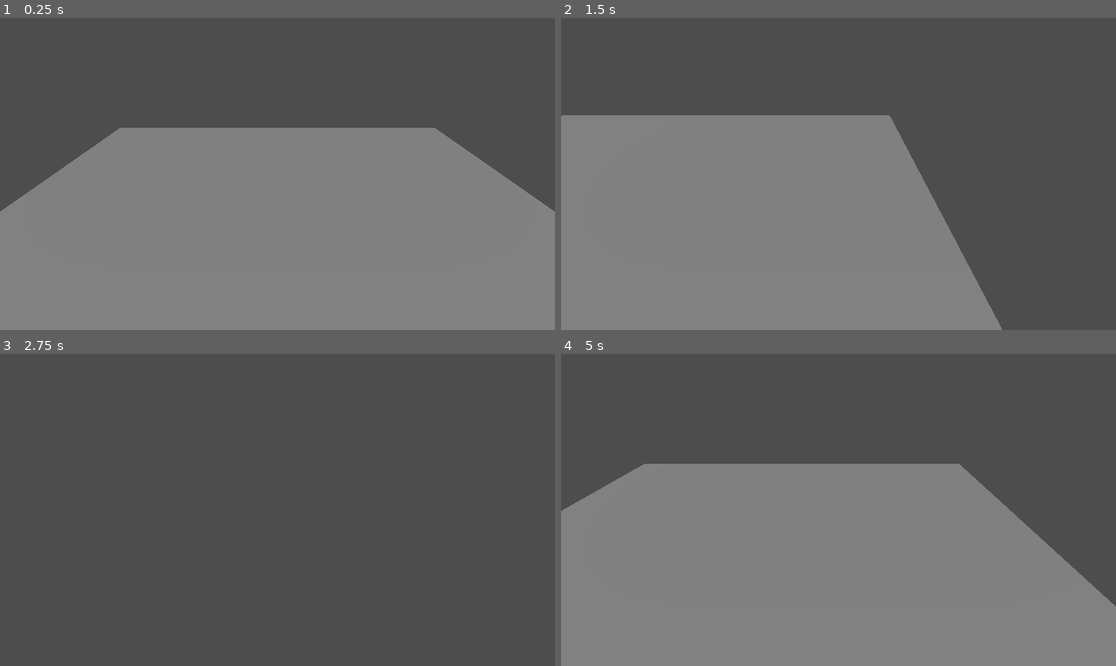
Above: before the commit, frames 1-4 (two rows, left to right).
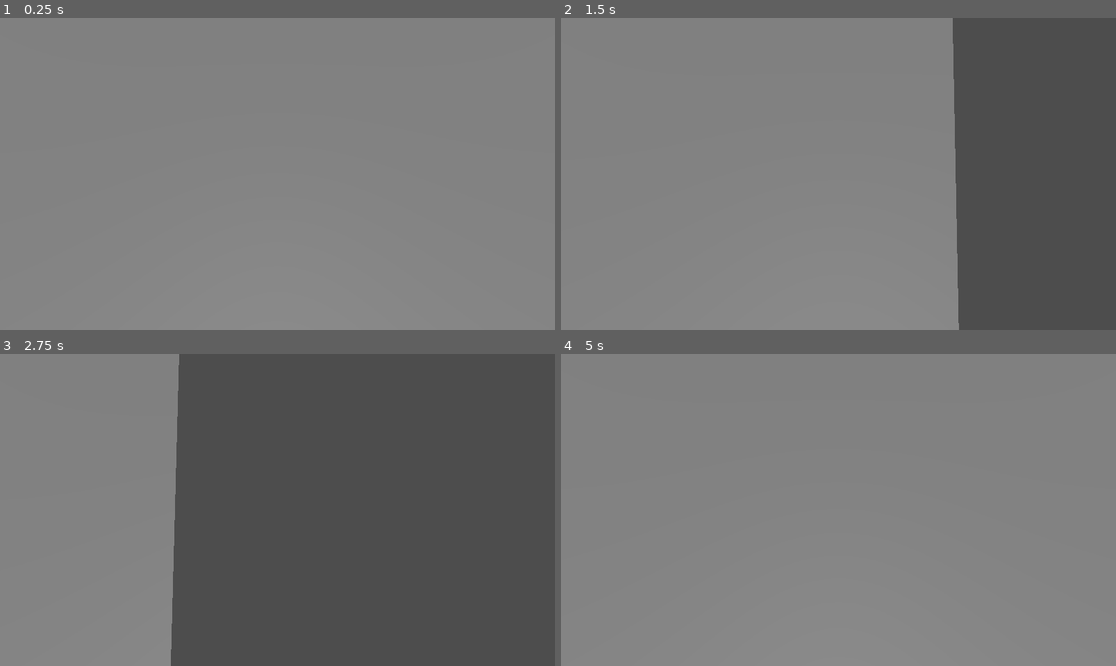
Above: after the commit, the same moments.

Repository: felifluid/crossroads
Game: Godot game, scene res://mesh_instance_3d.tscn
Same seed, same stepped clock (60 frames per second), same inputs: the game is played once before the commit and once after it.
Inputs (mouse positions are in pixels of both pictures, inside the frame that each line leads up to):
- Up to frame 1 (0.25 s): no input
- Up to frame 2 (1.5 s): tap Enter at 0.5 s; move the mouse to (960, 158) at 0.52 s; hold D (move_right) 0.53-1.28 s; click (960, 158) at 0.67 s; move the mouse to (727, 189) at 1.27 s; hold Ctrl (move_down) from 1.28 s (still down); click (727, 189) at 1.42 s
- Up to frame 3 (2.75 s): move the mouse to (333, 441) at 2.02 s; release Ctrl (move_down) at 2.03 s; hold D (move_right) from 2.03 s (still down); click (333, 441) at 2.17 s
- Up to frame 4 (5 s): move the mouse to (810, 572) at 2.77 s; release D (move_right) at 2.78 s; hold Shift (move_up) 2.78-3.53 s; click (810, 572) at 2.92 s; move the mouse to (1005, 556) at 3.52 s; hold A (move_left) from 3.53 s (still down); click (1005, 556) at 3.67 s; move the mouse to (672, 463) at 4.27 s; click (672, 463) at 4.42 s

The runs differ from the first frame. In frame 1, 41% of the frame differs, in the area x 0-100%, y 0-62%; in frame 2, 26%; in frame 3, 32%; in frame 4, 43%, in the area x 0-100%, y 0-81%.

Commit message:
feat(camera): implemented camera rotation according to height

Diff:
--- a/assets/camera/camera.gd
+++ b/assets/camera/camera.gd
@@ -5,6 +5,7 @@
 @export var smoothness := 5.0       # Higher = faster interpolation
 
 @onready var camera := $Camera3D
+@onready var max_height: float = position.y
 
 var _target_position: Vector3
 var _target_rotation_y := 0.0
@@ -13,15 +14,23 @@
 	_target_position = global_position
 	_target_rotation_y = rotation_degrees.y
 
+
 func _process(delta):
 	handle_input(delta)
 	smooth_update(delta)
+
 
 func smooth_update(delta):
 	global_position = global_position.lerp(_target_position, delta * smoothness)
 	var current_y = _target_rotation_y
 	current_y = lerp_angle(current_y, _target_rotation_y, delta * smoothness)
+
+	var height_diff = clampf(position.y, 0, max_height)
+	var percentage = height_diff / max_height
+	var rotation_x = -90 * percentage
+
 	rotation_degrees = Vector3(0, current_y, 0)
+	camera.global_rotation_degrees.x = rotation_x
 
 
 func handle_input(delta):
@@ -34,9 +43,9 @@
 		input_dir.x -= 1
 	if Input.is_action_pressed("move_right"):
 		input_dir.x += 1
-	if Input.is_action_pressed("move_up"):
+	if Input.is_action_just_pressed("move_up"):
 		input_dir.y += 1
-	if Input.is_action_pressed("move_down"):
+	if Input.is_action_just_pressed("move_down"):
 		input_dir.y -= 1
 	if input_dir != Vector3.ZERO:
 		input_dir = input_dir.normalized()
--- a/assets/camera/camera.tscn
+++ b/assets/camera/camera.tscn
@@ -6,4 +6,4 @@
 script = ExtResource("1_h4wca")
 
 [node name="Camera3D" type="Camera3D" parent="."]
-transform = Transform3D(1, 0, 0, 0, 0.976262, 0.216593, 0, -0.216593, 0.976262, 0, 0.3670274, 1.5455544)
+transform = Transform3D(1, 0, 0, 0, -4.371139e-08, 1, 0, -1, -4.371139e-08, 0, 0, 0)
--- a/assets/city_grid/city_grid.tscn
+++ b/assets/city_grid/city_grid.tscn
@@ -13,6 +13,15 @@
 
 [sub_resource type="StandardMaterial3D" id="StandardMaterial3D_uwrpk"]
 albedo_color = Color(0.7143471, 0, 0.31634295, 1)
+
+[sub_resource type="PhysicalSkyMaterial" id="PhysicalSkyMaterial_0p8ms"]
+
+[sub_resource type="Sky" id="Sky_6hp2o"]
+sky_material = SubResource("PhysicalSkyMaterial_0p8ms")
+
+[sub_resource type="Environment" id="Environment_tta3q"]
+background_mode = 2
+sky = SubResource("Sky_6hp2o")
 
 [node name="CityGrid" type="Node3D"]
 script = ExtResource("1_7x15e")
@@ -34,15 +43,18 @@
 transform = Transform3D(1, 0, 0, 0, 1, 0, 0, 0, 1, 0, -0.5, 0)
 shape = SubResource("BoxShape3D_5cipg")
 
-[node name="Camera" parent="." instance=ExtResource("3_uwrpk")]
-transform = Transform3D(1, 0, 0, 0, 0.8655887, 0.50075555, 0, -0.50075555, 0.8655887, 0, 1.7780347, 10.877937)
-
-[node name="OmniLight3D" type="OmniLight3D" parent="."]
-transform = Transform3D(1, 0, 0, 0, 1, 0, 0, 0, 1, 0, 3.3848505, 0)
-light_energy = 6.113
-omni_range = 24.367054
-
 [node name="GhostMesh" type="CSGMesh3D" parent="."]
-transform = Transform3D(1, 0, 0, 0, 1, 0, 0, 0, 1, 1, 0.5, 1)
+transform = Transform3D(1, 0, 0, 0, 1, 0, 0, 0, 1, 1, 0, 1)
 mesh = SubResource("BoxMesh_uwrpk")
 material = SubResource("StandardMaterial3D_uwrpk")
+
+[node name="WorldEnvironment" type="WorldEnvironment" parent="."]
+environment = SubResource("Environment_tta3q")
+
+[node name="DirectionalLight3D" type="DirectionalLight3D" parent="."]
+transform = Transform3D(1, 0, 0, 0, 0.5633674, 0.8262065, 0, -0.8262065, 0.5633674, 0, 4.8103466, 7.4109077)
+light_energy = 13.701
+
+[node name="Camera" parent="." instance=ExtResource("3_uwrpk")]
+transform = Transform3D(1, 0, 0, 0, 1, 0, 0, 0, 1, 0, 12.02231, 0)
+rotation_speed = 180
--- a/project.godot
+++ b/project.godot
@@ -54,11 +54,13 @@
 move_up={
 "deadzone": 0.2,
 "events": [Object(InputEventKey,"resource_local_to_scene":false,"resource_name":"","device":-1,"window_id":0,"alt_press …(195 unchanged characters)…
+, Object(InputEventMouseButton,"resource_local_to_scene":false,"resource_name":"","device":-1,"window_id":0,"alt_pressed":false,"shift_pressed":false,"ctrl_pressed":false,"meta_pressed":false,"button_mask":16,"position":Vector2(113, 29),"global_position":Vector2(122, 77),"factor":1.0,"button_index":5,"canceled":false,"pressed":true,"double_click":false,"script":null)
 ]
 }
 move_down={
 "deadzone": 0.2,
 "events": [Object(InputEventKey,"resource_local_to_scene":false,"resource_name":"","device":-1,"window_id":0,"alt_press …(195 unchanged characters)…
+, Object(InputEventMouseButton,"resource_local_to_scene":false,"resource_name":"","device":-1,"window_id":0,"alt_pressed":false,"shift_pressed":false,"ctrl_pressed":false,"meta_pressed":false,"button_mask":0,"position":Vector2(0, 0),"global_position":Vector2(0, 0),"factor":1.0,"button_index":4,"canceled":false,"pressed":false,"double_click":false,"script":null)
 ]
 }
 
Not shown: 1 places in assets/city_grid/city_grid.tscn that only renumber resources
